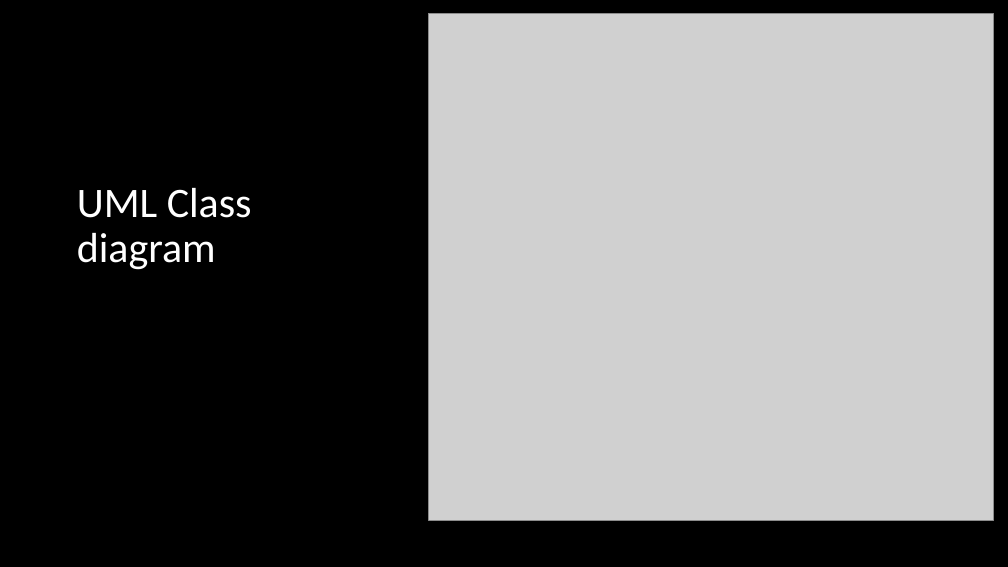
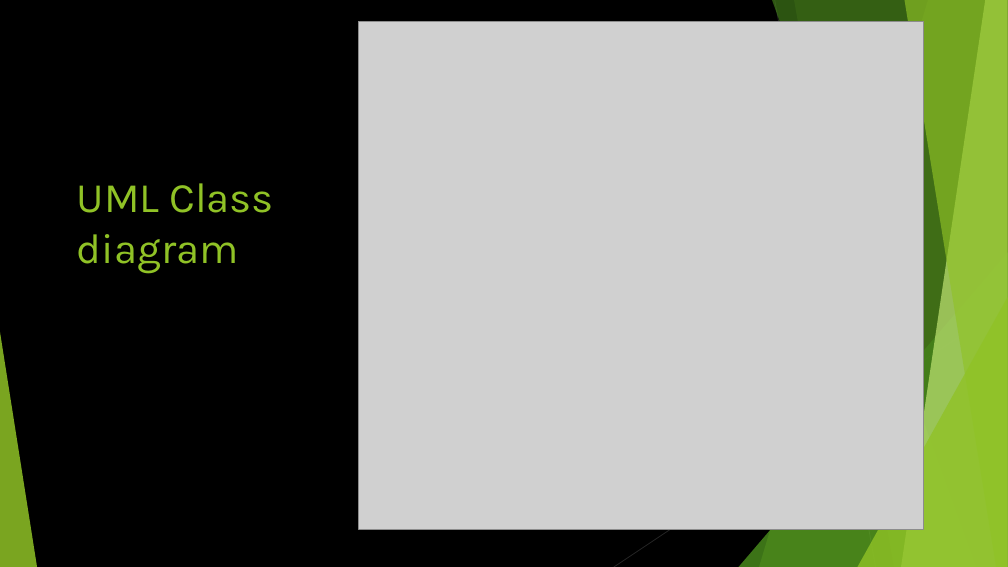
Before and after one commit to MatiasStorm/Madspild, a slide deck: slide 5 of Danmark mod madspild.pptx (slide 2 before the commit). Drawn at 1008x567 pixels with LibreOffice and Linux fonts; fonts in the diff are those of the drawing; grey boxes stand for pictures. Boxes give left, top, right and bottom in pixels: in the first picture for what was removed or moved away, otherwise in the second. Text is boxed around its words. In the diff, an @@ line names an element or a change of style, - is before the commit and + after.

```diff
--- a/Danmark mod madspild.pptx
+++ b/Danmark mod madspild.pptx
@@ picture: place and size @@
-picture at box(429, 14, 994, 521)
+picture at box(359, 22, 924, 529)
@@ title "UML Class diagram" at box(77, 183, 274, 274): font Calibri to Karla, text colour #FFFFFF to #90C226; line spacing 0.9 to 1 @@
@@ group added at box(0, 0, 1008, 567): 5 freeform shapes, 3 triangles, 2 lines @@
```
Also in this commit, not shown: 3 other slides changed, 5 slides added, 20 other files.
